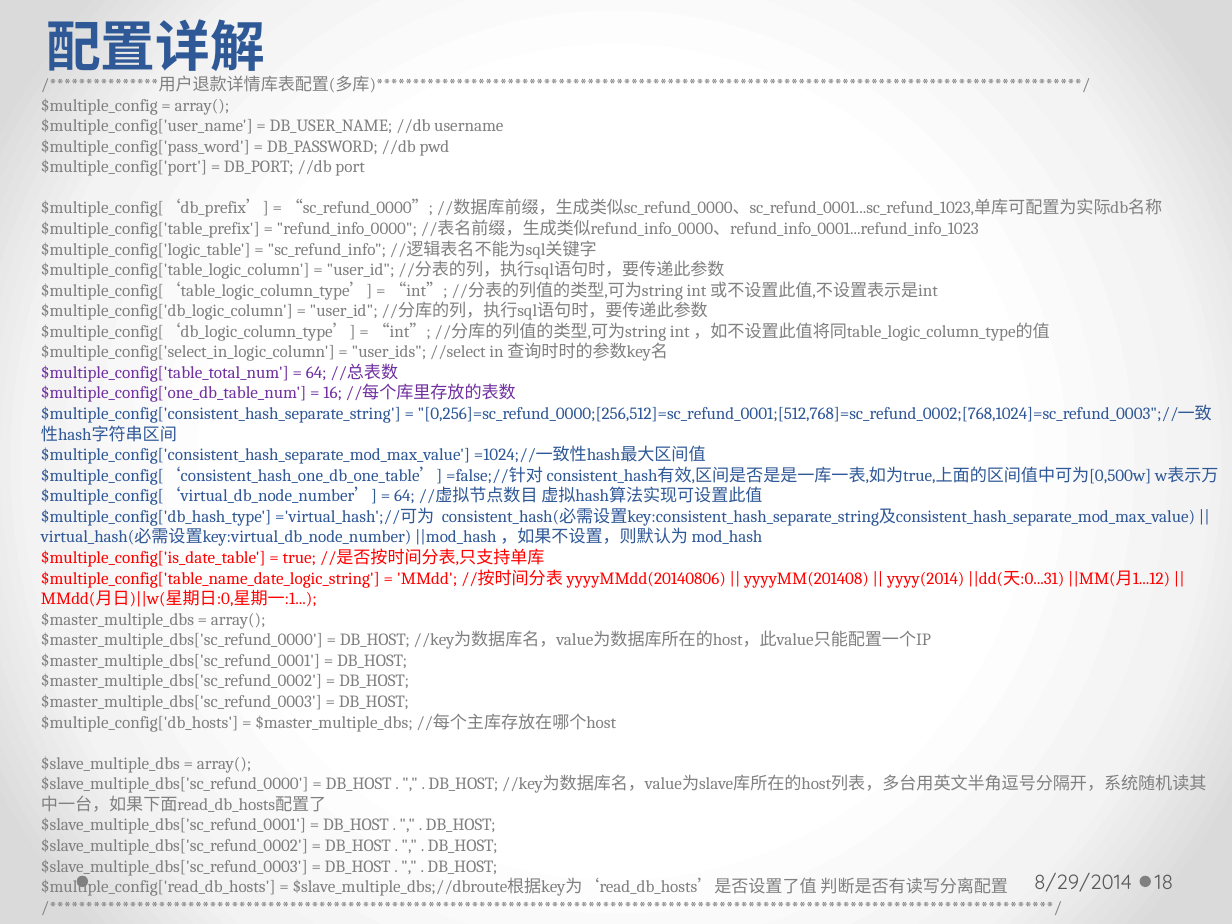
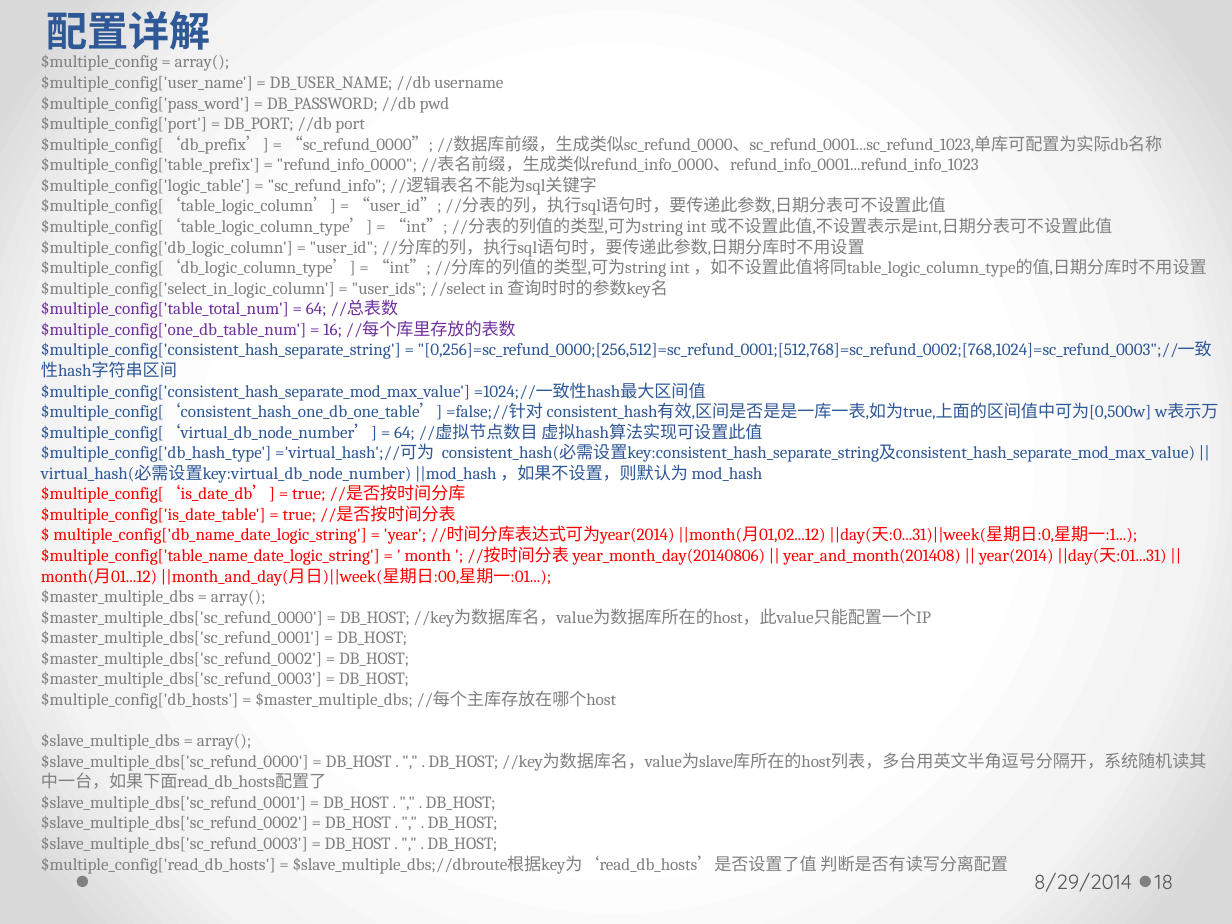
Before and after one commit to longhaisheng/dbroute, a slide deck: slide 18 of dbroute.pptx. Drawn at 1232x924 pixels with LibreOffice and Linux fonts; fonts in the diff are those of the drawing. Boxes give left, top, right and bottom in pixels: in the first picture for what was removed or moved away, otherwise in the second. Text is boxed around its words. In the diff, an @@ line names an element or a change of style, - is before the commit and + after.

```diff
--- a/dbroute.pptx
+++ b/dbroute.pptx
@@ text "配置详解": place and size @@
-text "配置详解" at box(46, 19, 265, 80)
+text "配置详解" at box(46, 11, 210, 56)
@@ text "配置详解" at box(46, 11, 210, 56): size 32 to 24 pt @@
@@ text at box(41, 55, 1218, 874): paragraph removed @@
-/******************************************************************************************************************************************/
@@ text "$multiple_config = array();": place and size @@
-text "$multiple_config = array();" at box(41, 75, 1218, 896)
+text "$multiple_config = array();" at box(41, 55, 1218, 874)
@@ text at box(41, 75, 1090, 92): paragraph removed @@
-/***************用户退款详情库表配置(多库)*************************************************************************************************/
@@ text at box(41, 196, 1206, 277): text changed @@
-$multiple_config['table_logic_column'] = "user_id"; //分表的列，执行sql语句时，要传递此参数
-$multiple_config[‘table_logic_column_type’] = “int”; //分表的列值的类型,可为string int 或不设置此值,不设置表示是int
-$multiple_config['db_logic_column'] = "user_id"; //分库的列，执行sql语句时，要传递此参数
-$multiple_config[‘db_logic_column_type’] = “int”; //分库的列值的类型,可为string int ，如不设置此值将同table_logic_column_type的值
+$multiple_config[‘table_logic_column’] = “user_id”; //分表的列，执行sql语句时，要传递此参数,日期分表可不设置此值
+$multiple_config[‘table_logic_column_type’] = “int”; //分表的列值的类型,可为string int 或不设置此值,不设置表示是int,日期分表可不设置此值
+$multiple_config['db_logic_column'] = "user_id"; //分库的列，执行sql语句时，要传递此参数,日期分库时不用设置
+$multiple_config[‘db_logic_column_type’] = “int”; //分库的列值的类型,可为string int ，如不设置此值将同table_logic_column_type的值,日期分库时不用设置
@@ text at box(41, 484, 1166, 586): text changed @@
-$multiple_config['is_date_table'] = true; //是否按时间分表,只支持单库
-$multiple_config['table_name_date_logic_string'] = 'MMdd'; //按时间分表 yyyyMMdd(20140806) || yyyyMM(201408) || yyyy(2014) ||dd(天:0...31) ||MM(月1...12) ||MMdd(月日)||w(星期日:0,星期一:1...);
+$multiple_config[‘is_date_db’] = true; //是否按时间分库
+$multiple_config['is_date_table'] = true; //是否按时间分表
+$ multiple_config['db_name_date_logic_string'] = 'year'; //时间分库表达式可为year(2014) ||month(月01,02...12) ||day(天:0...31)||week(星期日:0,星期一:1...);
+$multiple_config['table_name_date_logic_string'] = ' month '; //按时间分表 year_month_day(20140806) || year_and_month(201408) || year(2014) ||day(天:01...31) ||month(月01...12) ||month_and_day(月日)||week(星期日:00,星期一:01...);
```
Also in this commit, not shown: 28 other slides changed.
